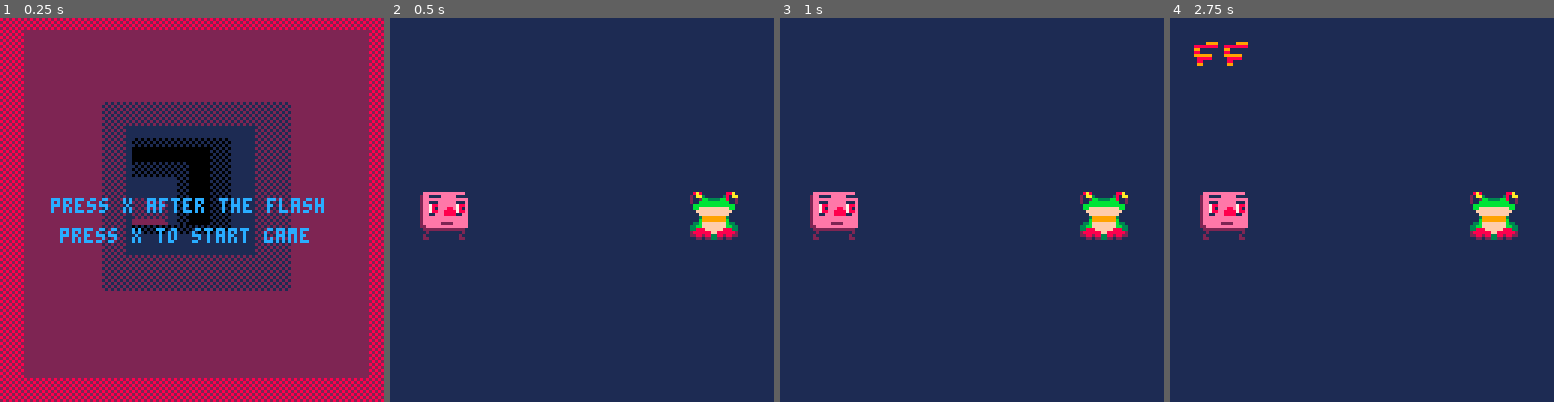
Above: before the commit, frames 1-4 (left to right).
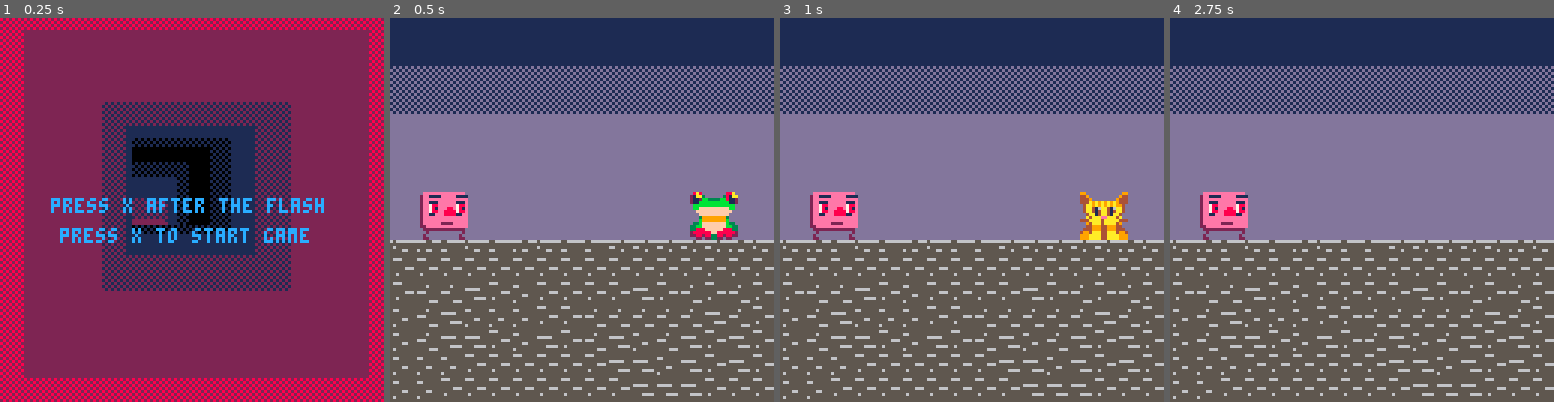
Above: after the commit, the same moments.

Repository: verdog/strongth8
Game: PICO-8 cartridge strongth8.p8
The game is run twice, just before and just after one commit, with the same random seed, the same clock (stepped at 60 frames per second) and the same inputs.
Inputs:
- Up to frame 1 (0.25 s): no input
- Up to frame 2 (0.5 s): tap X (X key) at 0.33 s
- Up to frame 3 (1 s): tap O (Z key) at 0.7 s
- Up to frame 4 (2.75 s): tap X (X key) at 1.07, 1.85 s; tap O (Z key) at 1.7, 2.1, 2.5 s

Frame 1 is identical in both runs. In frame 2, 79% of the frame differs, in the area x 0-100%, y 12-100%; in frame 3, 80%; in frame 4, 80%, in the area x 0-100%, y 6-100%.

Commit message:
added JUICE

Diff:
--- a/strongth8.p8
+++ b/strongth8.p8
@@ -65,6 +65,11 @@
   scene = 100
   resettimer()
   fouls = 0
+ end
+
+ -- cheating :)
+ if btnp(4) then
+ 	scene += 1
  end
 end
 
@@ -104,6 +109,7 @@
 function gamedraw()
  -- clear screen and draw player
  cls(1)
+ map(0,0)
  spr(16,10,58,2,2)
 
  -- draw fouls
@@ -122,9 +128,12 @@
  elseif scene == 2 then
   spr(20,100,58,2,2)
  elseif scene == 3 then
-  spr(22,100,58,2,2)
+  spr(22,100,58+2*sin(timer/30),2,2)
  elseif scene == 4 then
-  spr(8,80,40,4,4)
+  spr(8,80+4*sin(timer/24)+timer%2,40,4,4)
+  -- fire eyes
+  spr(49+rnd(4),84+rnd(2)+4*sin(timer/24),48)
+  spr(49+rnd(4),100+rnd(2)+4*sin(timer/24),48)
  end
 
  if timer <= 0 and timer >= -2 then
@@ -186,3 +195,20 @@
 
 
 
+__map__
+0d0d0d0d0d0d0d0d0d0d0d0d0d0d0d0d00000000000000000000000000000000000000000000000000000000000000000000000000000000000000000000000000000000000000000000000000000000000000000000000000000000000000000000000000000000000000000000000000000000000000000000000000000000
+0d0d0d0d0d0d0d0d0d0d0d0d0d0d0d0d00000000000000000000000000000000000000000000000000000000000000000000000000000000000000000000000000000000000000000000000000000000000000000000000000000000000000000000000000000000000000000000000000000000000000000000000000000000
+0e0e0e0e0e0e0e0e0e0e0e0e0e0e0e0e00000000000000000000000000000000000000000000000000000000000000000000000000000000000000000000000000000000000000000000000000000000000000000000000000000000000000000000000000000000000000000000000000000000000000000000000000000000
+0e0e0e0e0e0e0e0e0e0e0e0e0e0e0e0e00000000000000000000000000000000000000000000000000000000000000000000000000000000000000000000000000000000000000000000000000000000000000000000000000000000000000000000000000000000000000000000000000000000000000000000000000000000
+0c0c0c0c0c0c0c0c0c0c0c0c0c0c0c0c00000000000000000000000000000000000000000000000000000000000000000000000000000000000000000000000000000000000000000000000000000000000000000000000000000000000000000000000000000000000000000000000000000000000000000000000000000000
+0c0c0c0c0c0c0c0c0c0c0c0c0c0c0c0c00000000000000000000000000000000000000000000000000000000000000000000000000000000000000000000000000000000000000000000000000000000000000000000000000000000000000000000000000000000000000000000000000000000000000000000000000000000
+0c0c0c0c0c0c0c0c0c0c0c0c0c0c0c0c00000000000000000000000000000000000000000000000000000000000000000000000000000000000000000000000000000000000000000000000000000000000000000000000000000000000000000000000000000000000000000000000000000000000000000000000000000000
+0c0c0c0c0c0c0c0c0c0c0c0c0c0c0c0c00000000000000000000000000000000000000000000000000000000000000000000000000000000000000000000000000000000000000000000000000000000000000000000000000000000000000000000000000000000000000000000000000000000000000000000000000000000
+0c0c0c0c0c0c0c0c0c0c0c0c0c0c0c0c00000000000000000000000000000000000000000000000000000000000000000000000000000000000000000000000000000000000000000000000000000000000000000000000000000000000000000000000000000000000000000000000000000000000000000000000000000000
+1c1f1d1c1d1f1c1d1d1e1e1e1e1e1f1c00000000000000000000000000000000000000000000000000000000000000000000000000000000000000000000000000000000000000000000000000000000000000000000000000000000000000000000000000000000000000000000000000000000000000000000000000000000
+2d2d2d2d2d2d2d2d2d2d2d2d2d2d2d2d00000000000000000000000000000000000000000000000000000000000000000000000000000000000000000000000000000000000000000000000000000000000000000000000000000000000000000000000000000000000000000000000000000000000000000000000000000000
+2d2e2e2f2d2c2d2d2d2d2f2d2e2d2e2d00000000000000000000000000000000000000000000000000000000000000000000000000000000000000000000000000000000000000000000000000000000000000000000000000000000000000000000000000000000000000000000000000000000000000000000000000000000
+2c2e2f2c2c2c2d2d2e2e2e2e2e2f2e2d00000000000000000000000000000000000000000000000000000000000000000000000000000000000000000000000000000000000000000000000000000000000000000000000000000000000000000000000000000000000000000000000000000000000000000000000000000000
+2c2e2f2f2d2c2f2d2e2f2c2e2f2d2f2d00000000000000000000000000000000000000000000000000000000000000000000000000000000000000000000000000000000000000000000000000000000000000000000000000000000000000000000000000000000000000000000000000000000000000000000000000000000
+2c2c2c2d2d2d2d2d2d2f2f2c2f2d2f2d00000000000000000000000000000000000000000000000000000000000000000000000000000000000000000000000000000000000000000000000000000000000000000000000000000000000000000000000000000000000000000000000000000000000000000000000000000000
+2c2c2d2d2d2d2d2d2d2d2f2f2f2d2d2d00000000000000000000000000000000000000000000000000000000000000000000000000000000000000000000000000000000000000000000000000000000000000000000000000000000000000000000000000000000000000000000000000000000000000000000000000000000
Not shown, changed: 32 lines of the sprite sheet (__gfx__) section of strongth8.p8
Not shown, changed: strongth8.png
